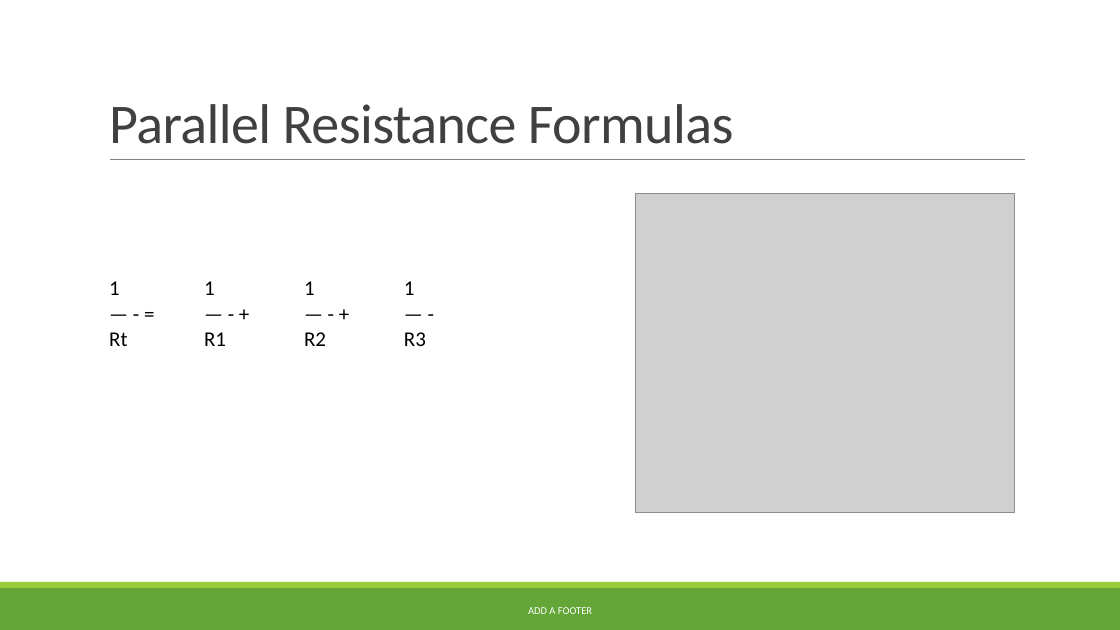
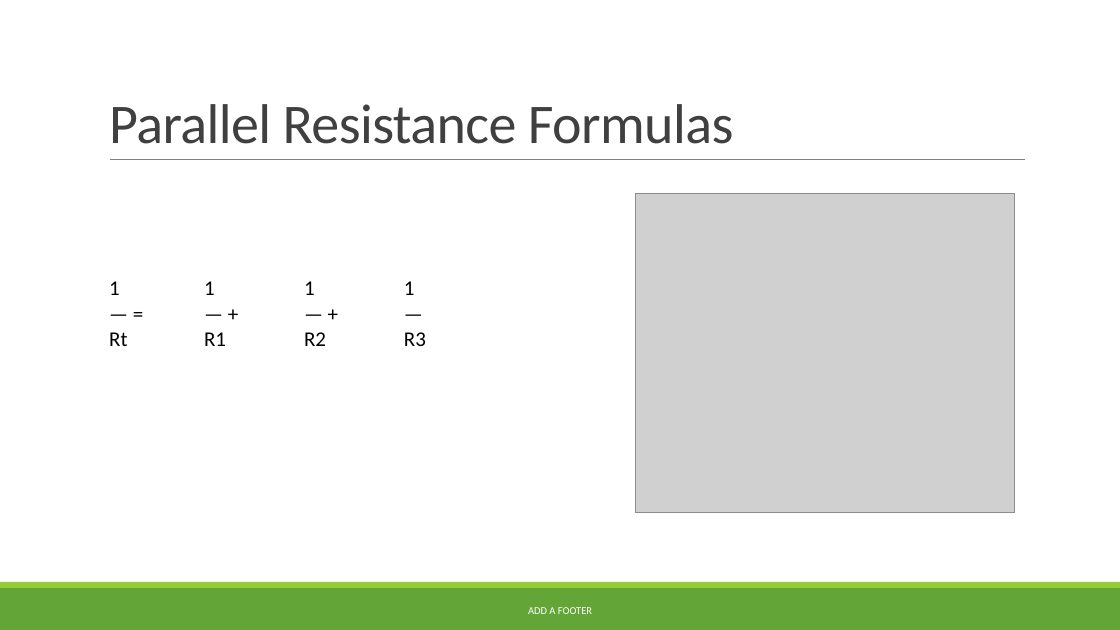
Before and after one commit to nickvertucci/Technology-Education-Curriculum, a slide deck: slide 13 of High School/Modern Electricity and Electronics/Unit 5 - Parallel Circuits/Section 1 - Parallel Circuits/Assets/Unit 5 - Section 1 - Parallel Circuits.pptx. Drawn at 1120x630 pixels with LibreOffice and Linux fonts; fonts in the diff are those of the drawing; grey boxes stand for pictures. Boxes give left, top, right and bottom in pixels: in the first picture for what was removed or moved away, otherwise in the second. Text is boxed around its words. In the diff, an @@ line names an element or a change of style, - is before the commit and + after.

```diff
--- a/High School/Modern Electricity and Electronics/Unit 5 - Parallel Circuits/Section 1 - Parallel Circuits/Assets/Unit 5 - Section 1 - Parallel Circuits.pptx
+++ b/High School/Modern Electricity and Electronics/Unit 5 - Parallel Circuits/Section 1 - Parallel Circuits/Assets/Unit 5 - Section 1 - Parallel Circuits.pptx
@@ table at [101,193,493,434] @@
-row 1: 1 — - = Rt | 1 — - + R1 | 1 — - + R2 | 1 — - R3
+row 1: 1 — = Rt | 1 — + R1 | 1 — + R2 | 1 — R3
```
Also in this commit, not shown: 1 other slide changed, 1 other file.
